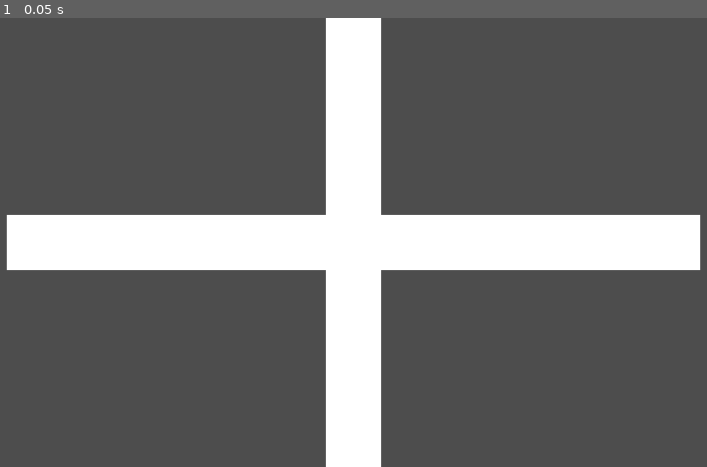
Above: before the commit, frame 1.
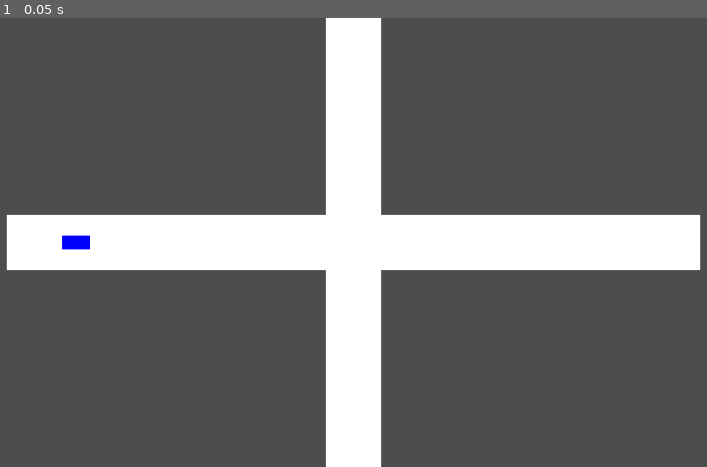
Above: after the commit, the same moment.

Repository: andreaspensenstadler/traffic-sim
Game: Godot game, scene res://scenes/main.tscn
Two runs of this game, one before a commit and one after it. Both use one fixed random seed, a clock stepped at 60 frames per second and the inputs below.
Inputs:
- Up to frame 1 (0.05 s): no input

The runs differ from the first frame. In frame 1, 0.1% of the frame differs, in the area x 8-13%, y 48-52%.

Commit message:
Auto-Szene erstellt und per Skript gespawnt. Fixes #2

Diff:
--- /dev/null
+++ b/scenes/car.tscn
@@ -0,0 +1,12 @@
+[gd_scene format=3 uid="uid://xyk7wl2sth47"]
+
+[node name="Car" type="Node2D" unique_id=1714348647]
+
+[node name="ColorRect" type="ColorRect" parent="." unique_id=1675039614]
+custom_minimum_size = Vector2(40, 20)
+custom_maximum_size = Vector2(40, 20)
+offset_right = 40.0
+offset_bottom = 40.0
+offset_transform_enabled = true
+offset_transform_position = Vector2(-20, -10)
+color = Color(0, 0, 1, 1)
--- a/scripts/main.gd
+++ b/scripts/main.gd
@@ -1,5 +1,8 @@
 extends Node2D
 
+const CarScene := preload("res://scenes/car.tscn")
 
 func _ready() -> void:
-	print("traffic-sim gestartet")
+	var car := CarScene.instantiate()
+	car.position = Vector2(-400, 0)
+	add_child(car)
